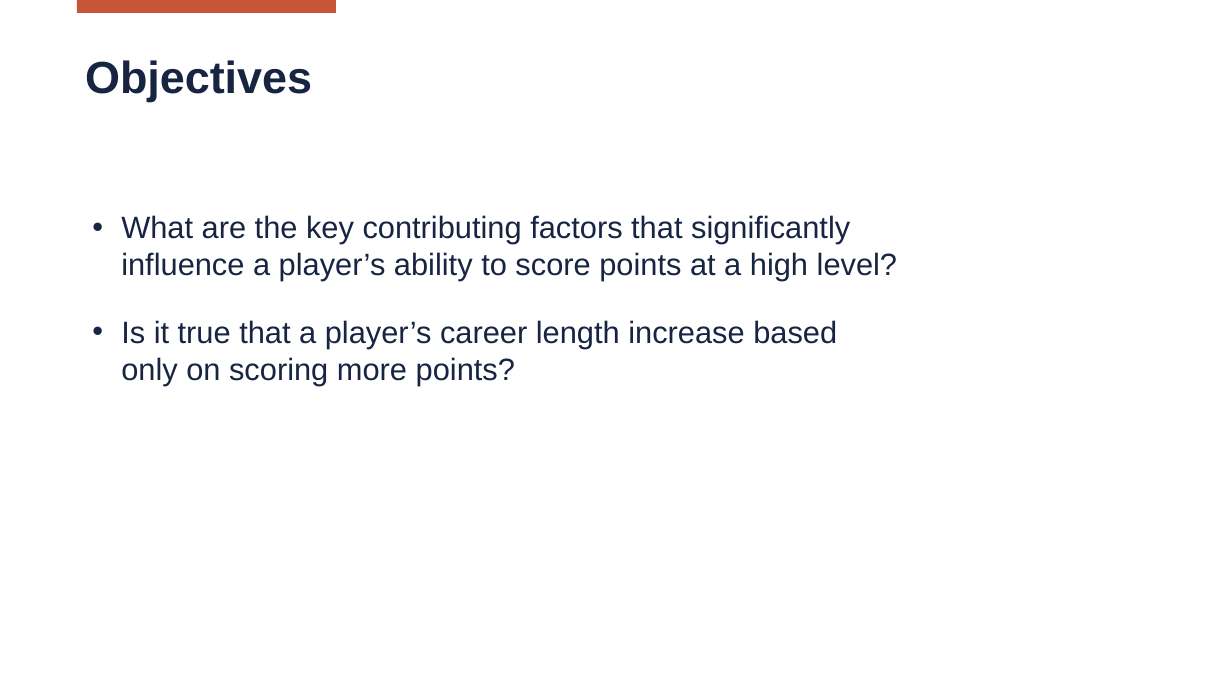
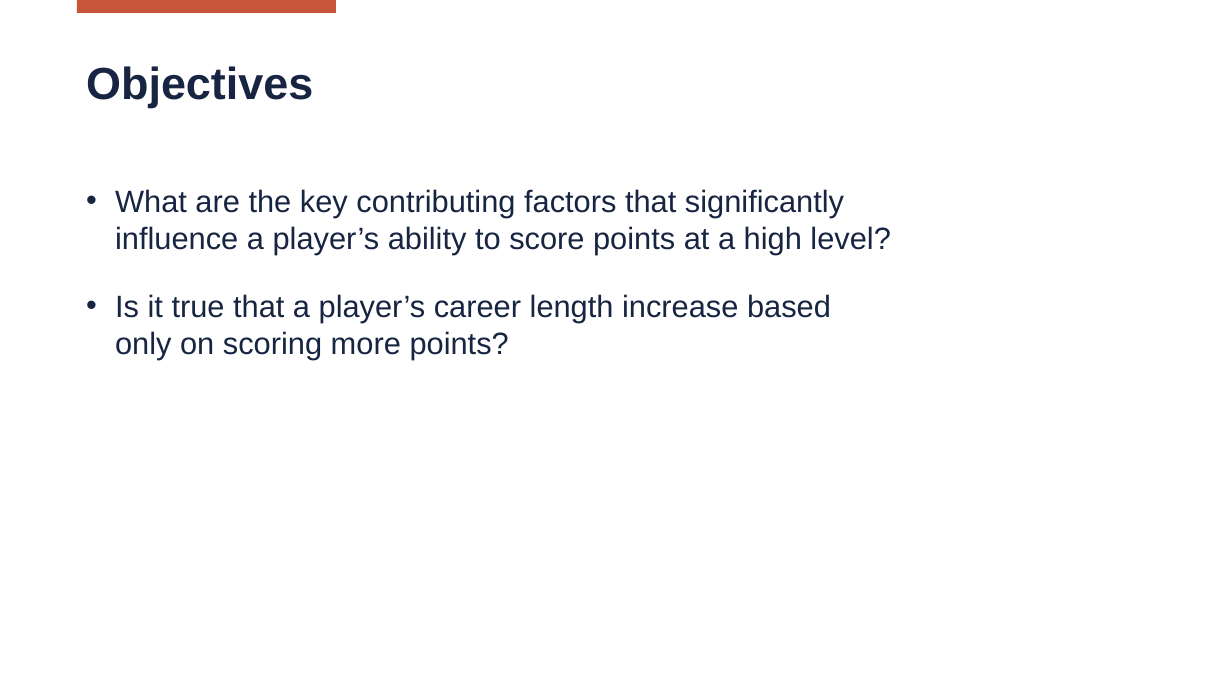
Before and after one commit to Matteo-Locatelli/SL_Project_2223, a slide deck: slide 6 of reports/Presentation.pptx. Drawn at 1232x693 pixels with LibreOffice and Linux fonts; fonts in the diff are those of the drawing; background and template pictures are left out. Boxes give left, top, right and bottom in pixels: in the first picture for what was removed or moved away, otherwise in the second. Text is boxed around its words. In the diff, an @@ line names an element or a change of style, - is before the commit and + after.

```diff
--- a/reports/Presentation.pptx
+++ b/reports/Presentation.pptx
@@ title "Objectives" at (x1=86, y1=66, x2=313, y2=107): letter spacing -0.1 to 0 pt @@
@@ text "What are the key contributing ..." moved from (x1=121, y1=215, x2=897, y2=386) to (x1=115, y1=189, x2=890, y2=360) @@
```
Also in this commit, not shown: 33 other slides changed.
